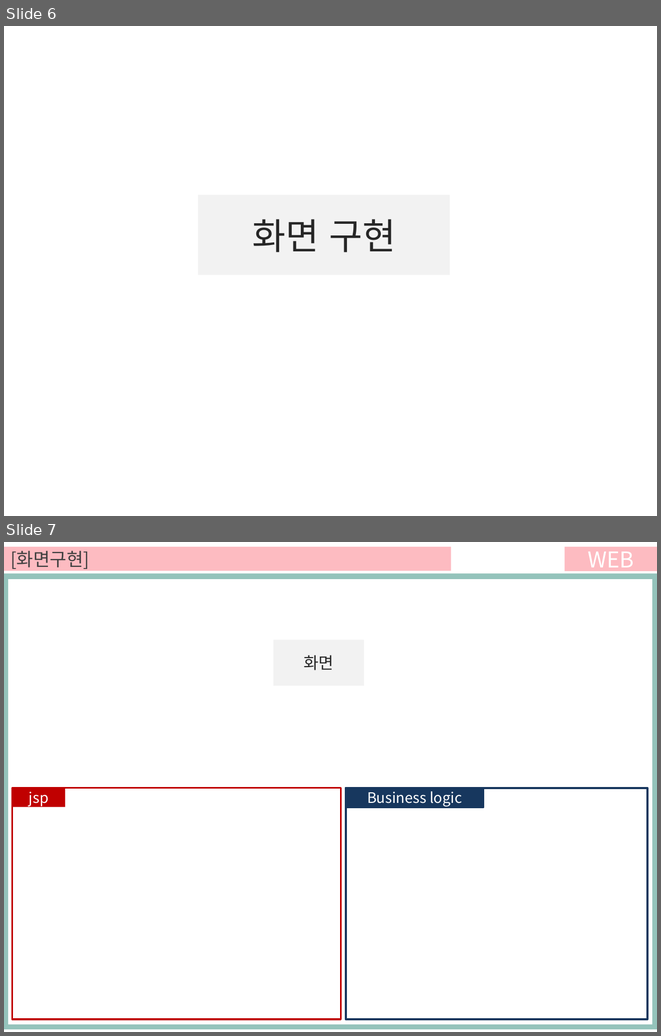
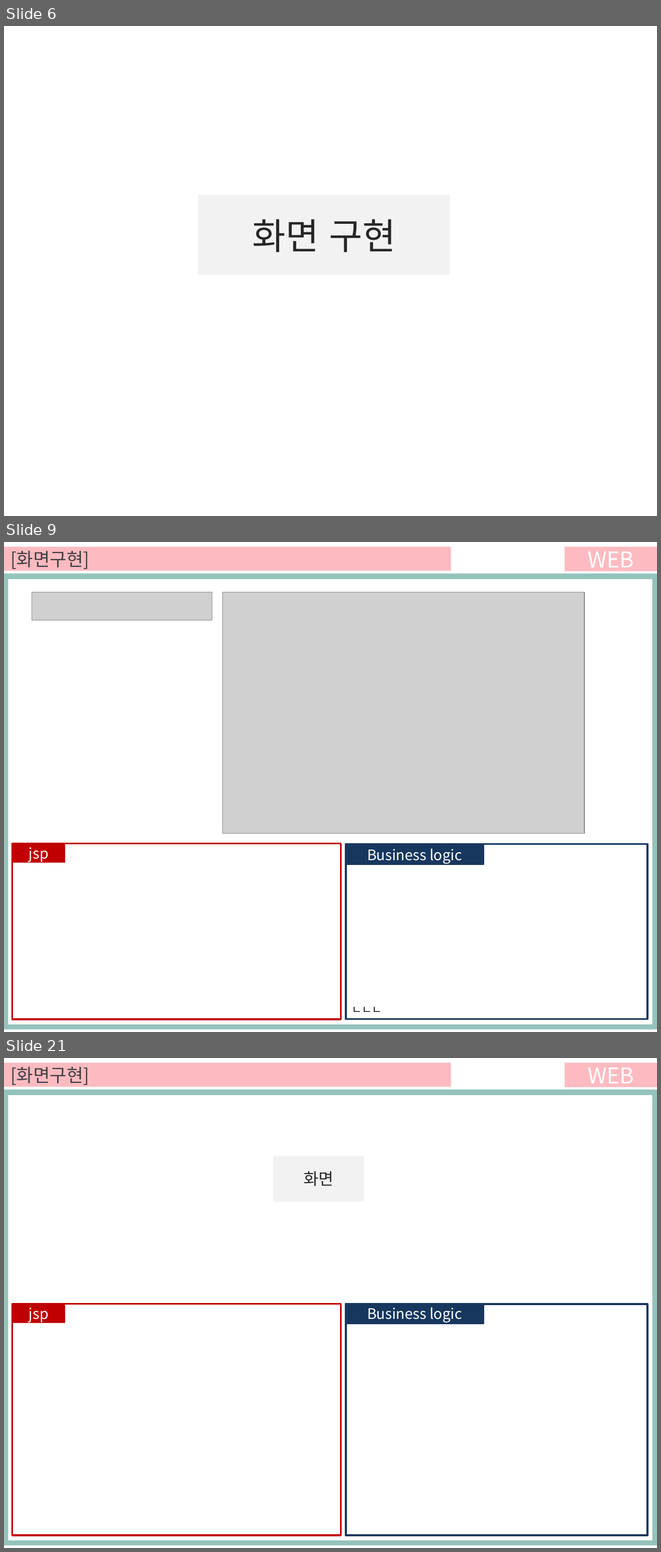
Before and after one commit to ezenteam03/project06, a slide deck: WebContent/jhk/0608 전현규.pptx. Shown one above the other, each under a label of ours: slides 6 and 7 before the commit, slides 6, 9 and 21 after it; the slides between them are not shown. The pictures are 661x1036 and 661x1552 pixels, drawn with LibreOffice and Linux fonts; fonts in the diff are those of the drawing; grey boxes stand for pictures. Boxes give left, top, right and bottom in pixels: in the first picture for what was removed or moved away, otherwise in the second. Text is boxed around its words. In the diff, an @@ line names an element or a change of style, - is before the commit and + after.

```diff
--- a/WebContent/jhk/0608 전현규.pptx
+++ b/WebContent/jhk/0608 전현규.pptx
@@ slide 9 added at [4, 542, 657, 1032], background #FFFFFF @@
@@ rectangle added at [4, 547, 451, 571], fill #FDBBC1, 20 pt, text #404040 @@
+[화면구현]
@@ rectangle added at [565, 547, 657, 571], fill #FDBBC1, 24 pt, text #FFFFFF @@
+WEB
@@ rectangle added at [4, 573, 657, 1029], fill #94C3BB @@
@@ rectangle added at [8, 579, 652, 1024], fill #FFFFFF @@
@@ picture added at [32, 592, 212, 620] @@
@@ picture added at [223, 592, 584, 834] @@
@@ rectangle added at [12, 844, 341, 1020], outline #C00000 2 pt @@
@@ rectangle added at [12, 844, 65, 863], fill #C00000, 16 pt, text #FFFFFF @@
+jsp
@@ rectangle added at [345, 844, 647, 1018], fill #FFFFFF, outline #17375E 2.25 pt, 12 pt, text #000000 @@
+ㄴㄴㄴ
@@ rectangle added at [345, 845, 483, 864], fill #17375E, outline #17375E 2.25 pt, 16 pt, text #FFFFFF @@
+Business logic
@@ what was slide 7 is now slide 21 @@
```
Also in this commit, not shown: 13 other slides added, 2 slides removed.
